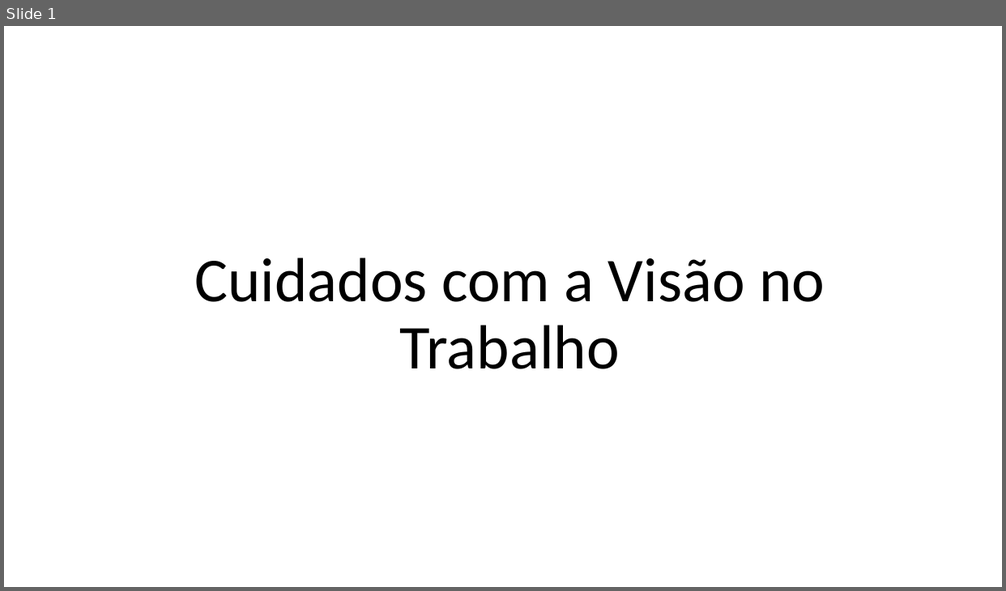
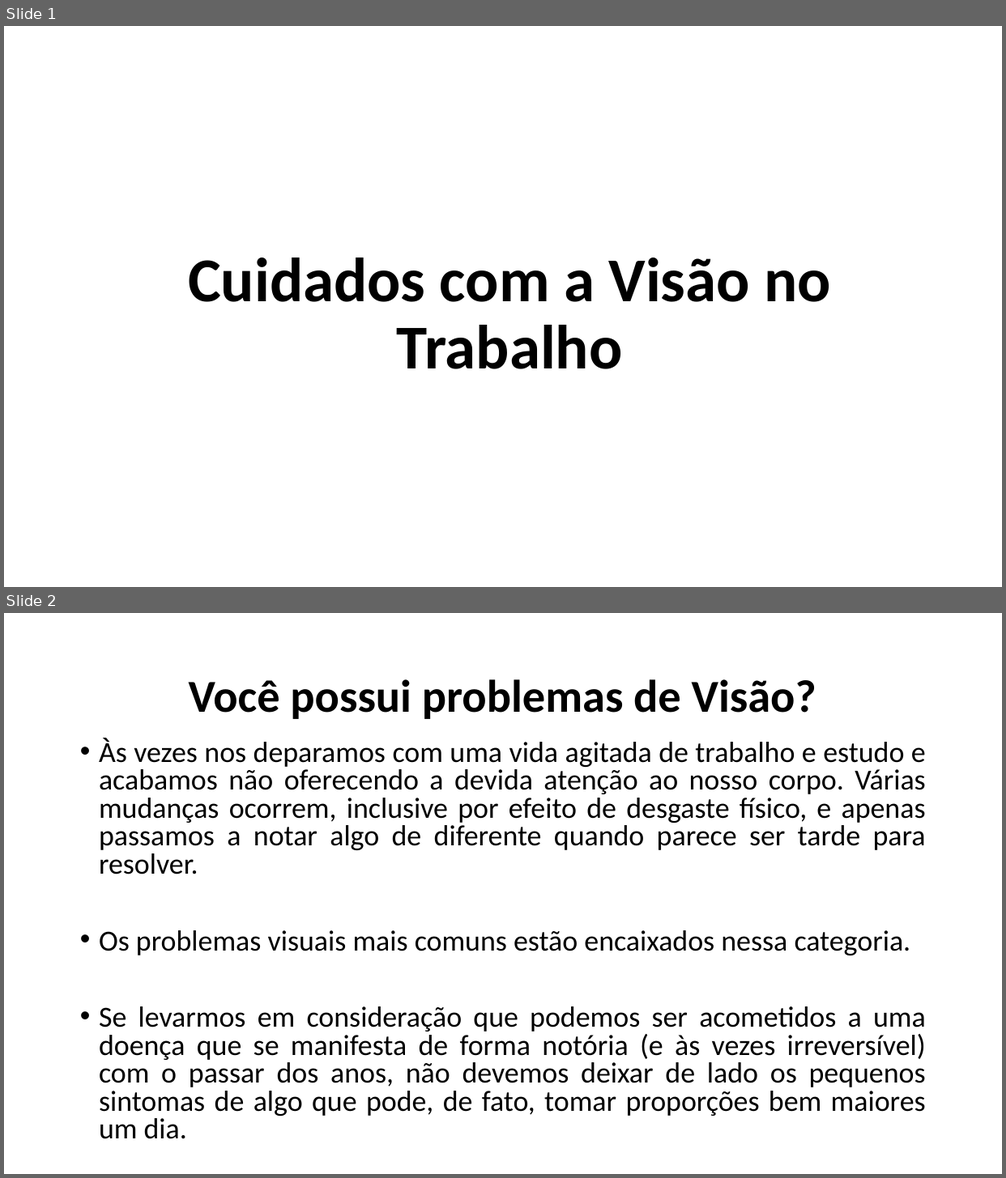
Before and after one commit to marilucindo/SemadecArquives, a slide deck: Docs.28.01/Cuidados com a Visão no Trabalho.pptx. Shown one above the other, each under a label of ours: slide 1 before the commit, slides 1 and 2 after it. The pictures are 1006x591 and 1006x1178 pixels, drawn with LibreOffice and Linux fonts; fonts in the diff are those of the drawing. Boxes give left, top, right and bottom in pixels: in the first picture for what was removed or moved away, otherwise in the second. Text is boxed around its words. In the diff, an @@ line names an element or a change of style, - is before the commit and + after.

Commit message:
Commit012
Modificações no arquivo para apresentação.

```diff
--- a/Docs.28.01/Cuidados com a Visão no Trabalho.pptx
+++ b/Docs.28.01/Cuidados com a Visão no Trabalho.pptx
@@ slide 2 added at (4,613,1002,1174), background #FFFFFF @@
@@ title added at (189,679,816,719), 44 pt, text #000000, bold @@
+Você possui problemas de Visão?
@@ text added at (99,738,926,1139), 28 pt, text #000000 @@
+• Às vezes nos deparamos com uma vida agitada de trabalho e estudo e acabamos não oferecendo a devida atenção ao nosso corpo. Várias mudanças ocorrem, inclusive por efeito de desgaste físico, e apenas passamos a notar algo de diferente quando parece ser tarde para resolver.
+• Os problemas visuais mais comuns estão encaixados nessa categoria.
+• Se levarmos em consideração que podemos ser acometidos a uma doença que se manifesta de forma notória (e às vezes irreversível) com o passar dos anos, não devemos deixar de lado os pequenos sintomas de algo que pode, de fato, tomar proporções bem maiores um dia.
@@ slide 1 changed as well @@
@@ title "Cuidados com a Visão no ..." at (188,258,831,369): bold on @@
```
Also in this commit, not shown: 2 other slides changed, 3 other slides added, 1 slide removed, 2 other files.
